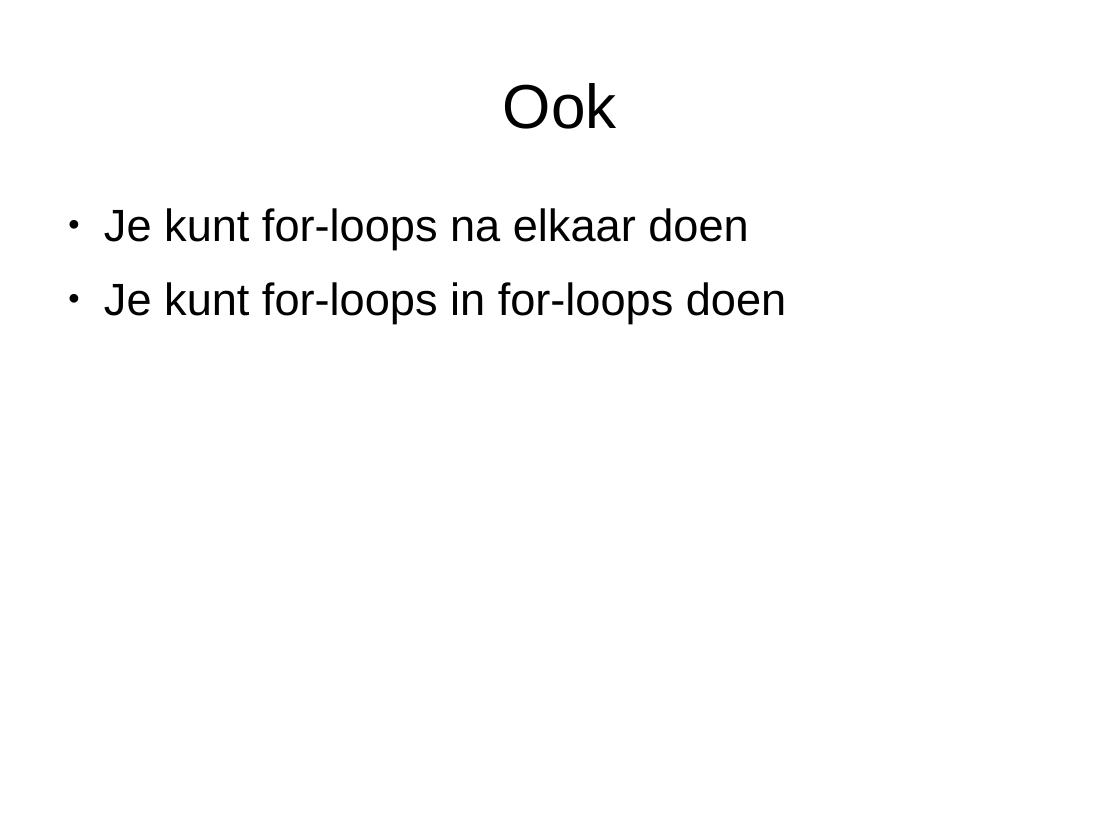
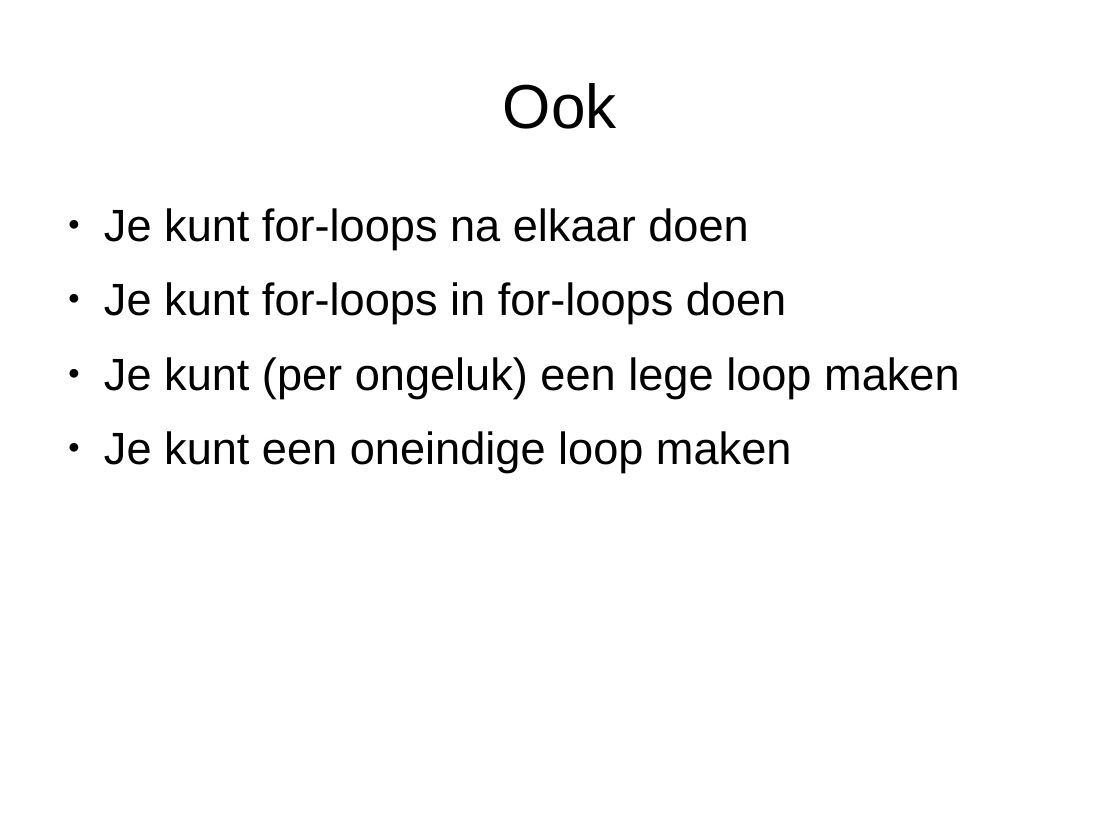
Before and after one commit to djog/arduino_cursus, a slide deck: slide 21 of Raw/For.odp (slide 18 before the commit). Drawn at 1120x840 pixels with LibreOffice and Linux fonts; fonts in the diff are those of the drawing. Boxes give left, top, right and bottom in pixels: in the first picture for what was removed or moved away, otherwise in the second. Text is boxed around its words. In the diff, an @@ line names an element or a change of style, - is before the commit and + after.

```diff
--- a/Raw/For.odp
+++ b/Raw/For.odp
@@ text at <box>104,357,960,472</box>: paragraphs added @@
+● Je kunt (per ongeluk) een lege loop maken
+● Je kunt een oneindige loop maken
```
Also in this commit, not shown: 5 other slides changed, 5 slides added, 9 other files.
